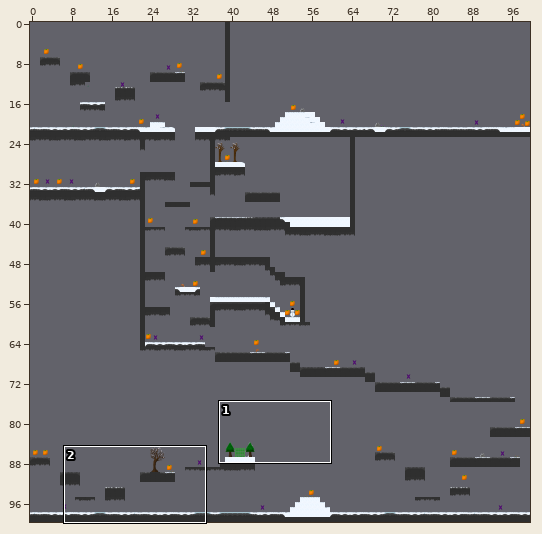
Tiled map: Game/assets/Levels/level3/level3.tmx. The picture above shows the old version from afar; the outline marks the close-up.
Close-up. Before the commit:
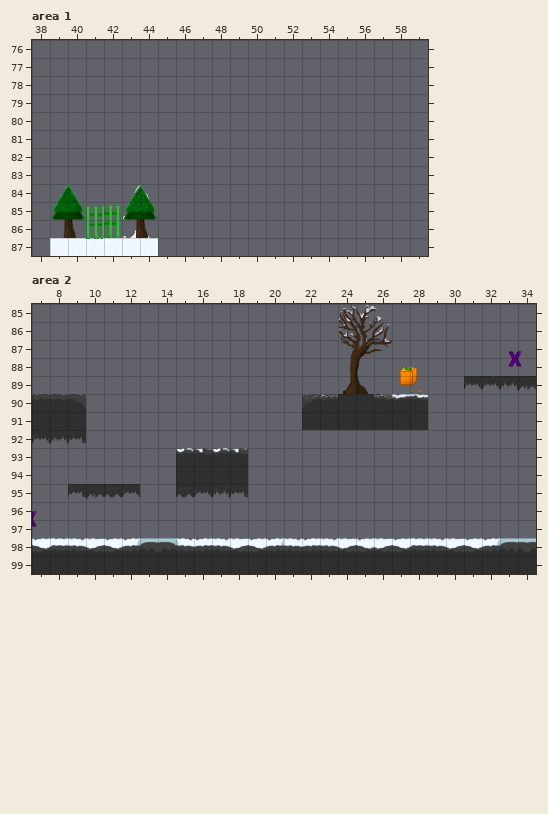
Cells are 32x32 px. Shown: area 1 x 38..59, y 76..87; area 2 x 7..34, y 85..99. The commit also changed other parts of the map, which this record leaves out.
The same view after the edit:
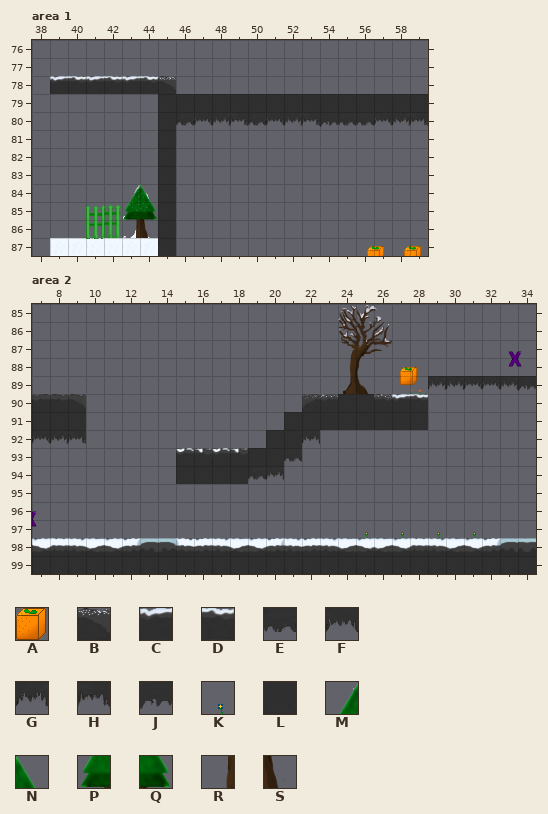
Key: from "orange": A 0; from "snow ice rock tiles": B 33, C 34, D 35, E 40, F 41, G 42, H 43, J 44, K 53, L 74; from "trees snow objects": M 5, N 6, P 15, Q 16, R 25, S 26.
_ is an empty cell, . an unchanged one.
Objects are placed by their top-left corner, in cells (3,4 is the top-left corner of cell 3,4); size is 1x1 cell unless given.
Tiles of an added or newly shown layer are drawn over the layers below it.
Edits made:
--- layer "blocked-layer", area 1
@@ x 39..59 @@
-78 _______..............
-79 ......_______________
-80 ......_______________
-81 ......_..............
-82 ......_..............
-83 ......_..............
-84 MN...._..............
-85 PQ...._..............
-86 RS...._..............
-87 ......_..............
+78 CDCDCDB..............
+79 ......LLLLLLLLLLLLLLL
+80 ......LEFGHEFGHJEEFGH
+81 ......L..............
+82 ......L..............
+83 ......L..............
+84 __....L..............
+85 __....L..............
+86 __....L..............
+87 ......L..............
--- layer "object-layer", area 1
+A at 58.7,87.4
+A at 56.6,87.4
--- layer "blocked-layer", area 2
@@ x 29..30 @@
- 89 __
+ 89 GG
@@ x 9..22 @@
- 91 ............_.
- 92 ...........___
- 93 ..........___.
- 94 ..........__..
- 95 HJEF..EFGH....
+ 91 ............L.
+ 92 ...........LLG
+ 93 ..........LLE.
+ 94 ..........EG..
+ 95 ____..____....
--- layer "bg" (added), area 2
@@ x 25..31 @@
- 97 _._._._
+ 97 K.K.K.K
